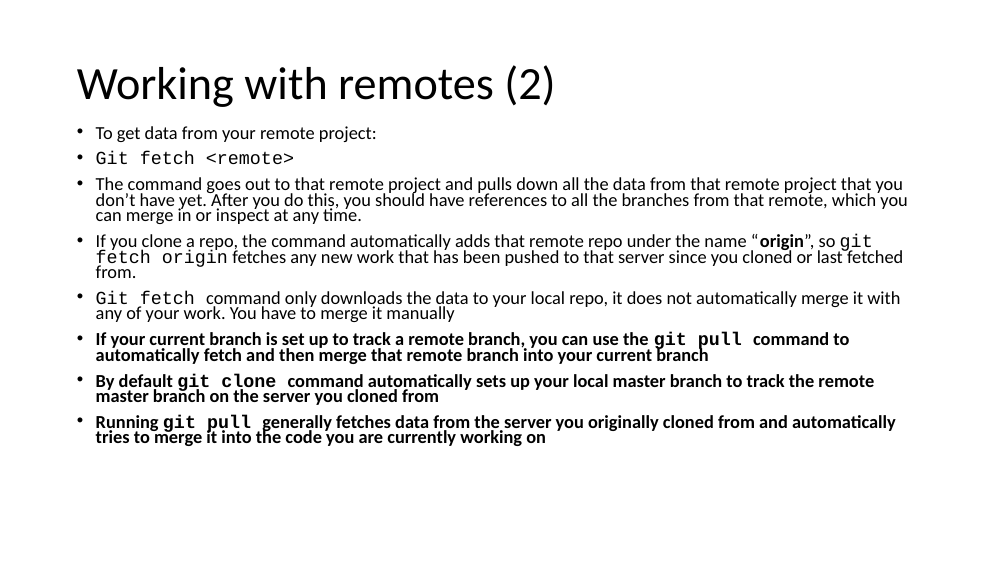
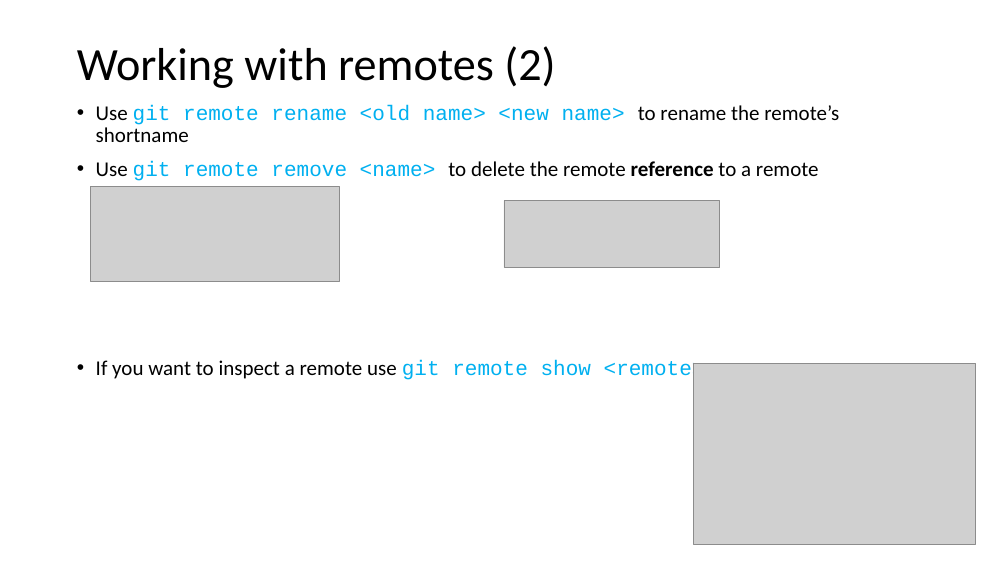
Before and after one commit to imarag/tutorials_content_imarag, a slide deck: slide 24 of GIT_tutorial.pptx (slide 23 before the commit). Drawn at 1008x567 pixels with LibreOffice and Linux fonts; fonts in the diff are those of the drawing; grey boxes stand for pictures. Boxes give left, top, right and bottom in pixels: in the first picture for what was removed or moved away, otherwise in the second. Text is boxed around its words. In the diff, an @@ line names an element or a change of style, - is before the commit and + after.

```diff
--- a/GIT_tutorial.pptx
+++ b/GIT_tutorial.pptx
@@ title "Working with remotes (2)": place and size @@
-title "Working with remotes (2)" at <box>77,65,555,107</box>
+title "Working with remotes (2)" at <box>77,46,555,88</box>
@@ text at <box>96,105,839,382</box>: text changed; size 17.5 to 20 pt @@
-• To get data from your remote project:
-• Git fetch <remote>
-• The command goes out to that remote project and pulls down all the data from that remote project that you don’t have yet. After you do this, you should have references to all the branches from that remote, which you can merge in or inspect at any time.
-• If you clone a repo, the command automatically adds that remote repo under the name “origin”, so git fetch origin fetches any new work that has been pushed to that server since you cloned or last fetched from.
-• Git fetch command only downloads the data to your local repo, it does not automatically merge it with any of your work. You have to merge it manually
-• If your current branch is set up to track a remote branch, you can use the git pull command to automatically fetch and then merge that remote branch into your current branch
-• By default git clone command automatically sets up your local master branch to track the remote master branch on the server you cloned from
-• Running git pull generally fetches data from the server you originally cloned from and automatically tries to merge it into the code you are currently working on
+• Use git remote rename <old name> <new name> to rename the remote’s shortname
+• Use git remote remove <name> to delete the remote reference to a remote
+• If you want to inspect a remote use git remote show <remote>
@@ picture added at <box>91,187,340,281</box> @@
@@ picture added at <box>504,200,720,268</box> @@
@@ picture added at <box>693,363,975,544</box> @@
```
Also in this commit, not shown: 26 other slides changed, 21 slides added, 2 slides removed, 1 other file.
